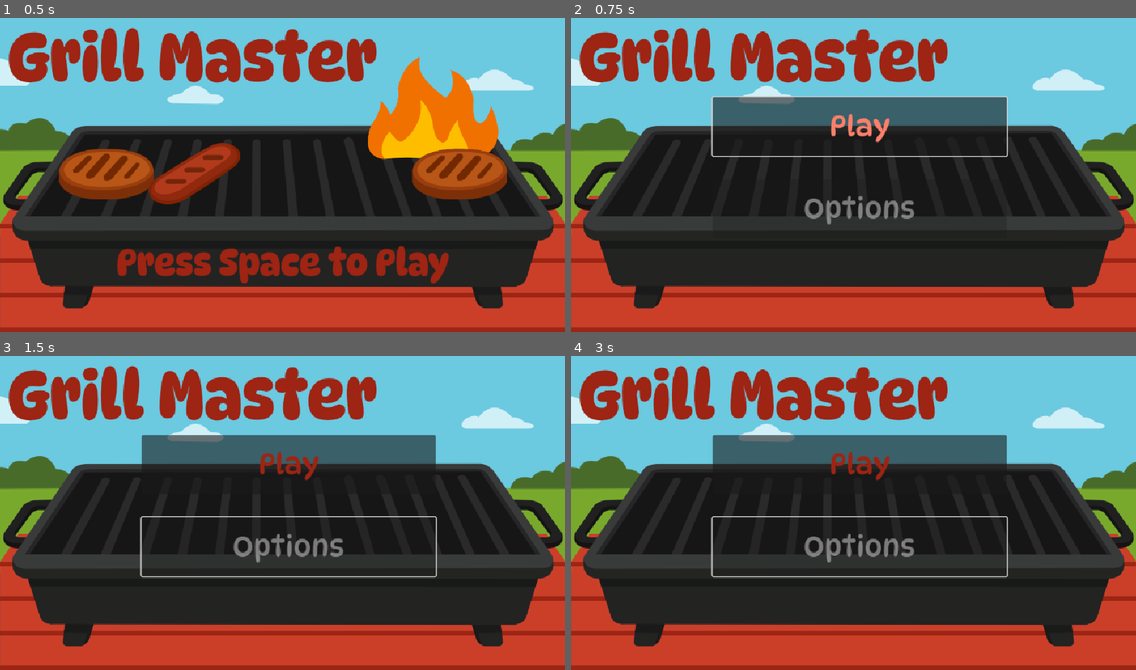
Above: before the commit, frames 1-4 (two rows, left to right).
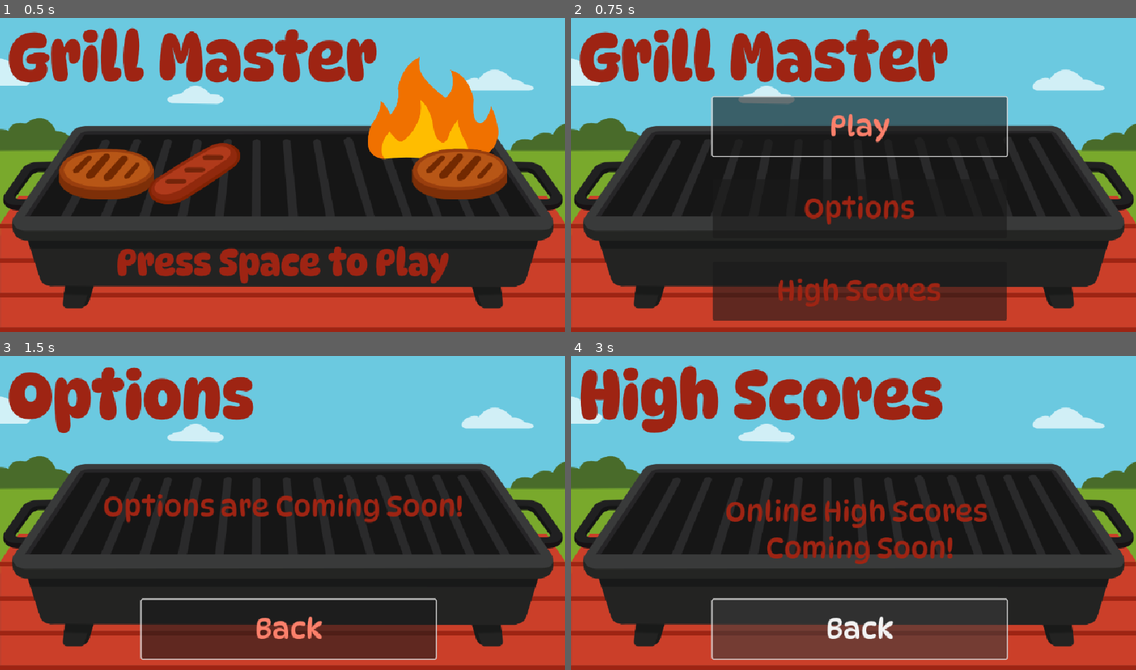
Above: after the commit, the same moments.

Repository: Allus-Interactive/30-days-of-summer-2025
Game: Godot game, scene res://scenes/menus/title_screen.tscn
The game is run twice, just before and just after one commit, with the same random seed, the same clock (stepped at 60 frames per second) and the same inputs.
Inputs (mouse positions are in pixels of both pictures, inside the frame that each line leads up to):
- Up to frame 1 (0.5 s): no input
- Up to frame 2 (0.75 s): hold D (move_right) from 0.53 s (still down); tap Space (flip) at 0.6 s
- Up to frame 3 (1.5 s): release D (move_right) at 1.25 s; click (288, 547) at 1.25 s, where only the run after the commit has a clickable "Options"
- Up to frame 4 (3 s): click (859, 629) at 2 s, where only the run after the commit has a clickable "Back"; click (859, 629) at 2.75 s, where only the run after the commit has a clickable "High Scores"

Frame 1 is identical in both runs. In frame 2, 6.4% of the frame differs, in the area x 25-78%, y 56-97%; in frame 3, 20%; in frame 4, 20%, in the area x 1-78%, y 2-97%.

Commit message:
created options and high scores menu

Diff:
--- /dev/null
+++ b/scenes/menus/high scores/high_scores.gd
@@ -0,0 +1,21 @@
+extends Control
+
+
+@export var prev_scene: String
+
+
+@onready var high_score_label: Label = $CanvasLayer/HighScoreLabel
+@onready var back_button: Button = $CanvasLayer/BackButton
+
+
+func _ready() -> void:
+	back_button.grab_focus()
+
+	GameManager.high_score = GameManager.load_high_score()
+	if GameManager.high_score <= 0:
+		high_score_label.visible = false
+	high_score_label.text = "Your High Score: %d" % GameManager.high_score
+
+
+func _on_back_button_pressed() -> void:
+	get_tree().change_scene_to_file.call_deferred(prev_scene)
--- /dev/null
+++ b/scenes/menus/high scores/high_scores.tscn
@@ -0,0 +1,59 @@
+[gd_scene load_steps=4 format=3 uid="uid://cj5x6fgps4nli"]
+
+[ext_resource type="Script" uid="uid://bdvo41vna6nrt" path="res://scenes/menus/high scores/high_scores.gd" id="1_pm6h4"]
+[ext_resource type="Texture2D" uid="uid://c6qybrpe322oo" path="res://assets/high_scores.png" id="2_1rg40"]
+[ext_resource type="Theme" uid="uid://8n7hmf7q53wo" path="res://assets/themes/dynapuff.tres" id="3_i8bdw"]
+
+[node name="HighScores" type="Control"]
+layout_mode = 3
+anchors_preset = 15
+anchor_right = 1.0
+anchor_bottom = 1.0
+grow_horizontal = 2
+grow_vertical = 2
+script = ExtResource("1_pm6h4")
+prev_scene = "res://scenes/menus/main menu/main_menu.tscn"
+
+[node name="Sprite2D" type="Sprite2D" parent="."]
+position = Vector2(480, 270)
+texture = ExtResource("2_1rg40")
+
+[node name="CanvasLayer" type="CanvasLayer" parent="."]
+
+[node name="ColorRect" type="ColorRect" parent="CanvasLayer"]
+visible = false
+offset_right = 960.0
+offset_bottom = 540.0
+color = Color(0, 0, 0, 0.490196)
+
+[node name="HighScoreLabel" type="Label" parent="CanvasLayer"]
+offset_left = 240.0
+offset_top = 130.0
+offset_right = 740.0
+offset_bottom = 190.0
+theme = ExtResource("3_i8bdw")
+text = "High Score: 0"
+horizontal_alignment = 1
+vertical_alignment = 1
+
+[node name="OnlineHighScoreLabel" type="Label" parent="CanvasLayer"]
+offset_left = 240.0
+offset_top = 240.0
+offset_right = 740.0
+offset_bottom = 365.0
+theme = ExtResource("3_i8bdw")
+text = "Online High Scores
+Coming Soon!"
+horizontal_alignment = 1
+vertical_alignment = 1
+
+[node name="BackButton" type="Button" parent="CanvasLayer"]
+custom_minimum_size = Vector2(500, 100)
+offset_left = 240.0
+offset_top = 420.0
+offset_right = 740.0
+offset_bottom = 520.0
+theme = ExtResource("3_i8bdw")
+text = "Back"
+
+[connection signal="pressed" from="CanvasLayer/BackButton" to="." method="_on_back_button_pressed"]
--- a/scenes/menus/main menu/main_menu.gd
+++ b/scenes/menus/main menu/main_menu.gd
@@ -3,18 +3,13 @@
 
 @export var game_scene: String
 @export var options_scene: String
+@export var high_score_scene: String
 
 @onready var start_button: Button = $CanvasLayer/VBoxContainer/StartButton
-@onready var high_score_label: Label = $CanvasLayer/HighScoreLabel
 
 
 func _ready() -> void:
 	start_button.grab_focus()
-
-	GameManager.high_score = GameManager.load_high_score()
-	if GameManager.high_score <= 0:
-		high_score_label.visible = false
-	high_score_label.text = "High Score: %d" % GameManager.high_score
 
 
 func _on_start_button_pressed() -> void:
@@ -23,3 +18,7 @@
 
 func _on_options_button_pressed() -> void:
 	get_tree().change_scene_to_file.call_deferred(options_scene)
+
+
+func _on_high_score_button_pressed() -> void:
+	get_tree().change_scene_to_file.call_deferred(high_score_scene)
--- a/scenes/menus/main menu/main_menu.tscn
+++ b/scenes/menus/main menu/main_menu.tscn
@@ -13,6 +13,8 @@
 grow_vertical = 2
 script = ExtResource("1_ocmjx")
 game_scene = "res://scenes/grill_master.tscn"
+options_scene = "res://scenes/menus/options/options.tscn"
+high_score_scene = "res://scenes/menus/high scores/high_scores.tscn"
 
 [node name="Sprite2D" type="Sprite2D" parent="."]
 position = Vector2(480, 270)
@@ -43,27 +45,14 @@
 custom_minimum_size = Vector2(500, 100)
 layout_mode = 2
 theme = ExtResource("3_2pddd")
-disabled = true
 text = "Options"
 
 [node name="HighScoreButton" type="Button" parent="CanvasLayer/VBoxContainer"]
-visible = false
 custom_minimum_size = Vector2(500, 100)
 layout_mode = 2
 theme = ExtResource("3_2pddd")
-disabled = true
 text = "High Scores"
-
-[node name="HighScoreLabel" type="Label" parent="CanvasLayer"]
-offset_left = 240.0
-offset_top = 475.0
-offset_right = 740.0
-offset_bottom = 535.0
-theme = ExtResource("3_2pddd")
-theme_override_colors/font_color = Color(0, 0, 0, 1)
-text = "High Score: 0"
-horizontal_alignment = 1
-vertical_alignment = 1
 
 [connection signal="pressed" from="CanvasLayer/VBoxContainer/StartButton" to="." method="_on_start_button_pressed"]
 [connection signal="pressed" from="CanvasLayer/VBoxContainer/OptionsButton" to="." method="_on_options_button_pressed"]
+[connection signal="pressed" from="CanvasLayer/VBoxContainer/HighScoreButton" to="." method="_on_high_score_button_pressed"]
--- /dev/null
+++ b/scenes/menus/options/options.gd
@@ -0,0 +1,15 @@
+extends Control
+
+
+@export var prev_scene: String
+
+
+@onready var back_button: Button = $CanvasLayer/BackButton
+
+
+func _ready() -> void:
+	back_button.grab_focus()
+
+
+func _on_back_button_pressed() -> void:
+	get_tree().change_scene_to_file.call_deferred(prev_scene)
--- /dev/null
+++ b/scenes/menus/options/options.tscn
@@ -0,0 +1,47 @@
+[gd_scene load_steps=4 format=3 uid="uid://dtsejaoquxfhq"]
+
+[ext_resource type="Texture2D" uid="uid://b0mcx43ewohcq" path="res://assets/options_menu.png" id="1_n3xhl"]
+[ext_resource type="Script" uid="uid://b78ibdvkyl1y1" path="res://scenes/menus/options/options.gd" id="1_ptihp"]
+[ext_resource type="Theme" uid="uid://8n7hmf7q53wo" path="res://assets/themes/dynapuff.tres" id="3_qdq3g"]
+
+[node name="Options" type="Control"]
+layout_mode = 3
+anchors_preset = 15
+anchor_right = 1.0
+anchor_bottom = 1.0
+grow_horizontal = 2
+grow_vertical = 2
+script = ExtResource("1_ptihp")
+prev_scene = "res://scenes/menus/main menu/main_menu.tscn"
+
+[node name="Sprite2D" type="Sprite2D" parent="."]
+position = Vector2(480, 270)
+texture = ExtResource("1_n3xhl")
+
+[node name="CanvasLayer" type="CanvasLayer" parent="."]
+
+[node name="ColorRect" type="ColorRect" parent="CanvasLayer"]
+visible = false
+offset_right = 960.0
+offset_bottom = 540.0
+color = Color(0, 0, 0, 0.490196)
+
+[node name="OptionsLabel" type="Label" parent="CanvasLayer"]
+offset_top = 200.0
+offset_right = 960.0
+offset_bottom = 325.0
+theme = ExtResource("3_qdq3g")
+text = "Options are Coming Soon!"
+horizontal_alignment = 1
+vertical_alignment = 1
+
+[node name="BackButton" type="Button" parent="CanvasLayer"]
+custom_minimum_size = Vector2(500, 100)
+offset_left = 240.0
+offset_top = 420.0
+offset_right = 740.0
+offset_bottom = 520.0
+theme = ExtResource("3_qdq3g")
+text = "Back"
+
+[connection signal="pressed" from="CanvasLayer/BackButton" to="." method="_on_back_button_pressed"]
Binary file added: assets/high_scores.png
Not shown, added: assets/high_scores.png.import
Binary file added: assets/options_menu.png
Not shown, added: assets/options_menu.png.import
Not shown, added: scenes/menus/high scores/high_scores.gd.uid
Not shown, added: scenes/menus/options/options.gd.uid
